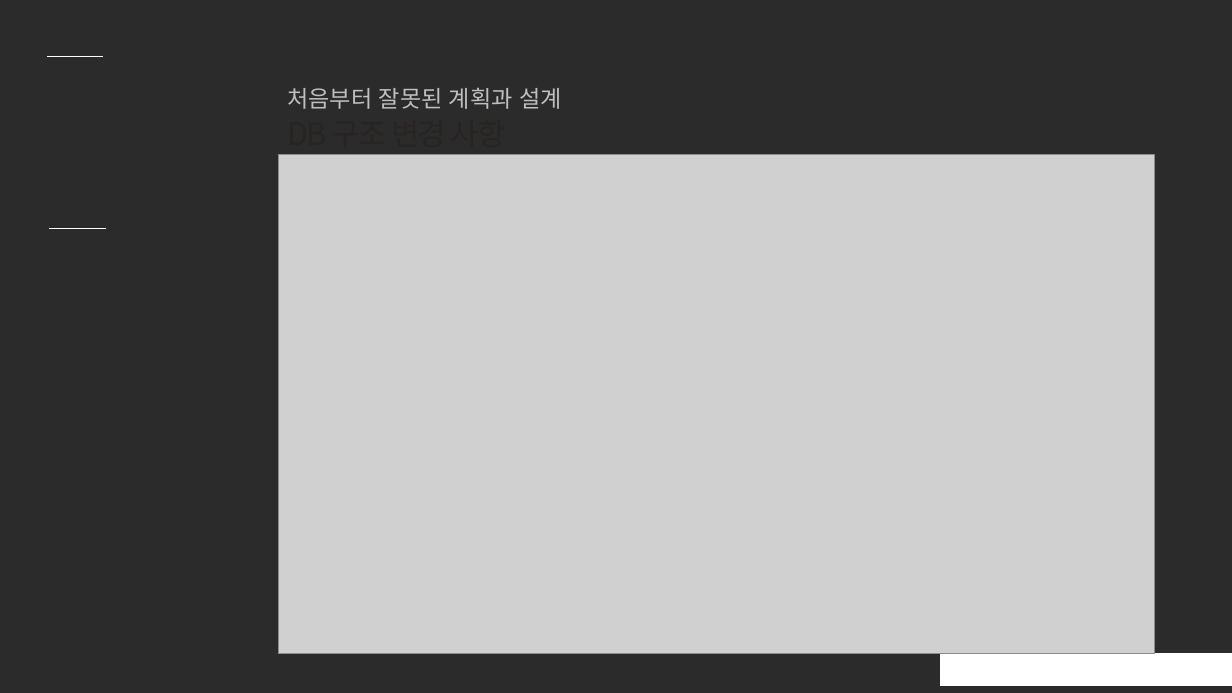
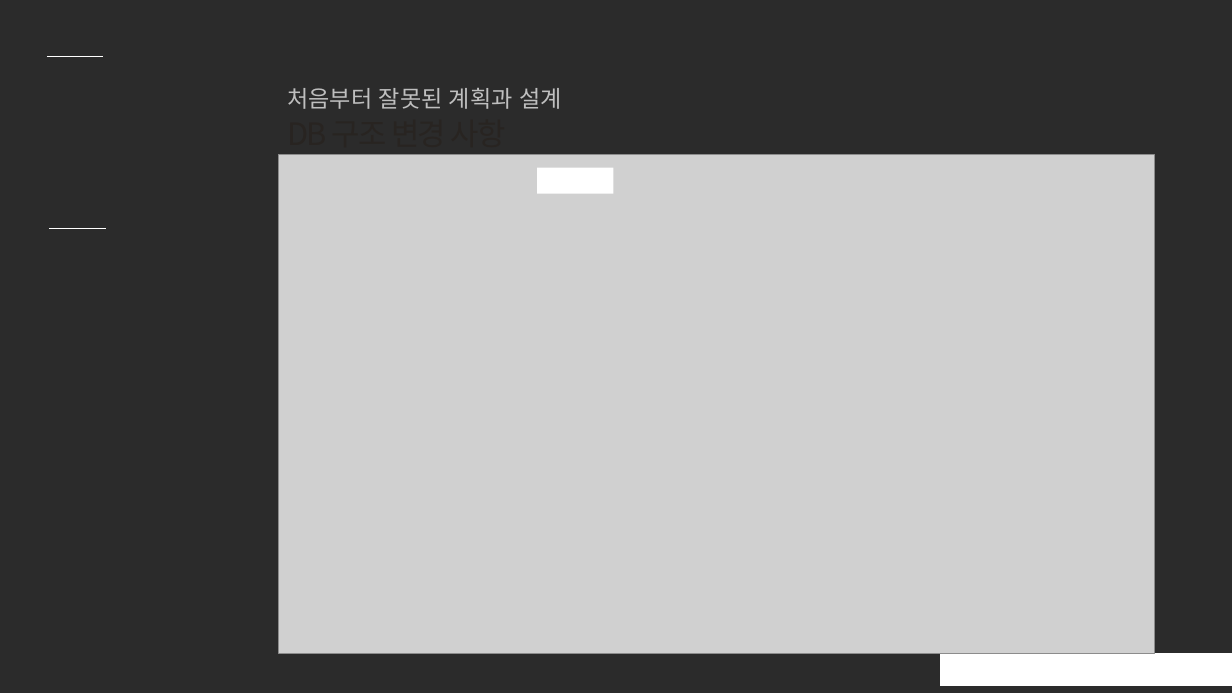
Before and after one commit to byh020907/2uzubook, a slide deck: slide 3 of Presentation/2uzuBook_0926.pptx. Drawn at 1232x693 pixels with LibreOffice and Linux fonts; fonts in the diff are those of the drawing; grey boxes stand for pictures; background and template pictures are left out; a plain dark background stands for a picture behind light text. Boxes give left, top, right and bottom in pixels: in the first picture for what was removed or moved away, otherwise in the second. Text is boxed around its words. In the diff, an @@ line names an element or a change of style, - is before the commit and + after.

Commit message:
ppt 수정

```diff
--- a/Presentation/2uzuBook_0926.pptx
+++ b/Presentation/2uzuBook_0926.pptx
@@ rectangle added at <box>537,167,614,193</box>, fill #FFFFFF @@
```
